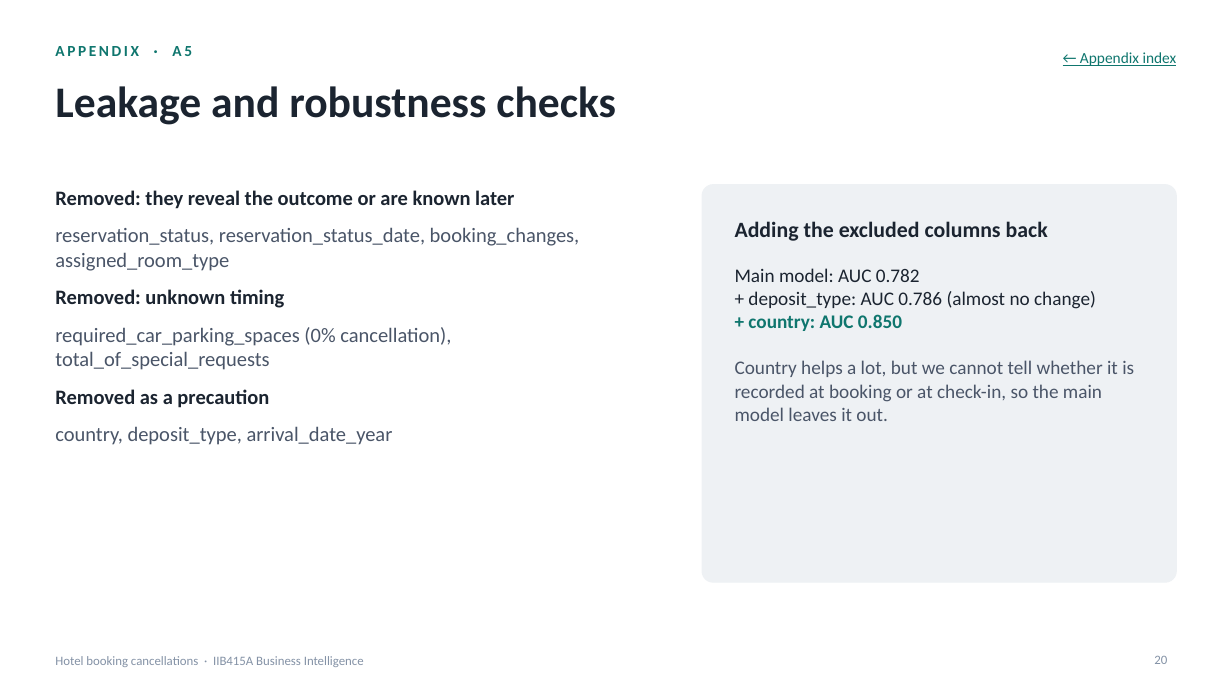
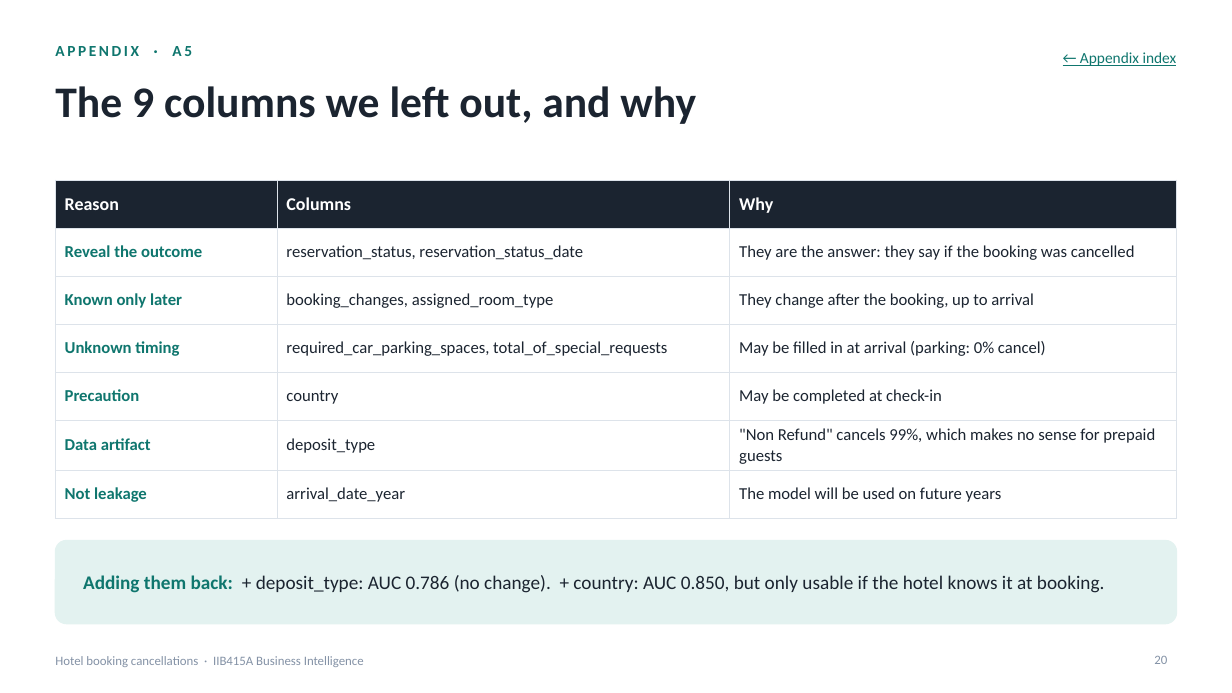
Before and after one commit to nachitonachito/Business-Intelligence, a slide deck: slide 20 of booking/presentacion.pptx. Drawn at 1232x693 pixels with LibreOffice and Linux fonts; fonts in the diff are those of the drawing. Boxes give left, top, right and bottom in pixels: in the first picture for what was removed or moved away, otherwise in the second. Text is boxed around its words. In the diff, an @@ line names an element or a change of style, - is before the commit and + after.

```diff
--- a/booking/presentacion.pptx
+++ b/booking/presentacion.pptx
@@ title at <box>55,86,696,124</box>: text changed @@
-Leakage and robustness checks
+The 9 columns we left out, and why
@@ text removed at <box>55,190,580,445</box> @@
-Removed: they reveal the outcome or are known later
-reservation_status, reservation_status_date, booking_changes, assigned_room_type
-Removed: unknown timing
-required_car_parking_spaces (0% cancellation), total_of_special_requests
-Removed as a precaution
-country, deposit_type, arrival_date_year
@@ table added at <box>55,180,1177,506</box>, 7 rows, 3 columns @@
+Reason | Columns | Why
+Reveal the outcome | reservation_status, reservation_status_date | They are the answer: they say if the booking was cancelled
+Known only later | booking_changes, assigned_room_type | They change after the booking, up to arrival
+Unknown timing | required_car_parking_spaces, total_of_special_requests | May be filled in at arrival (parking: 0% cancel)
+Precaution | country | May be completed at check-in
+Data artifact | deposit_type | "Non Refund" cancels 99%, which makes no sense for prepaid guests
+Not leakage | arrival_date_year | The model will be used on future years
@@ text removed at <box>735,268,1134,421</box> @@
-Main model: AUC 0.782
-+ deposit_type: AUC 0.786 (almost no change)
-+ country: AUC 0.850
-Country helps a lot, but we cannot tell whether it is recorded at booking or at check-in, so the main model leaves it out.
@@ rounded rectangle: place and size @@
-rounded rectangle at <box>702,185,1177,582</box>
+rounded rectangle at <box>55,541,1177,624</box>
@@ rounded rectangle at <box>55,541,1177,624</box>: fill #EEF1F4 to #E3F2F0; outline #EEF1F4 1 pt to #E3F2F0 1 pt; proportions changed @@
@@ text at <box>83,575,1105,593</box>: text changed; size 17 to 15 pt; bold off @@
-Adding the excluded columns back
+Adding them back: + deposit_type: AUC 0.786 (no change). + country: AUC 0.850, but only usable if the hotel knows it at booking.
```
Also in this commit, not shown: 3 other slides changed, 1 slide added, 4 other files.
